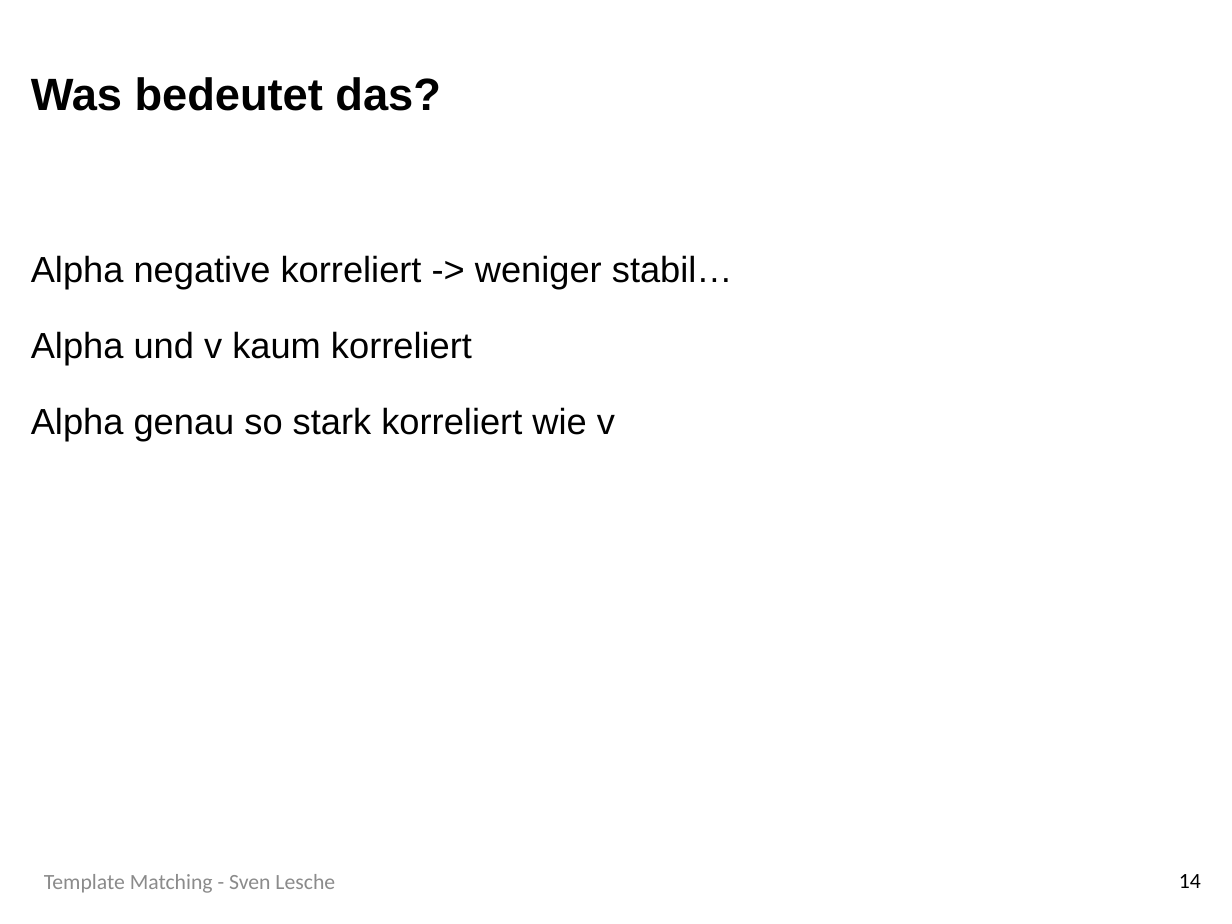
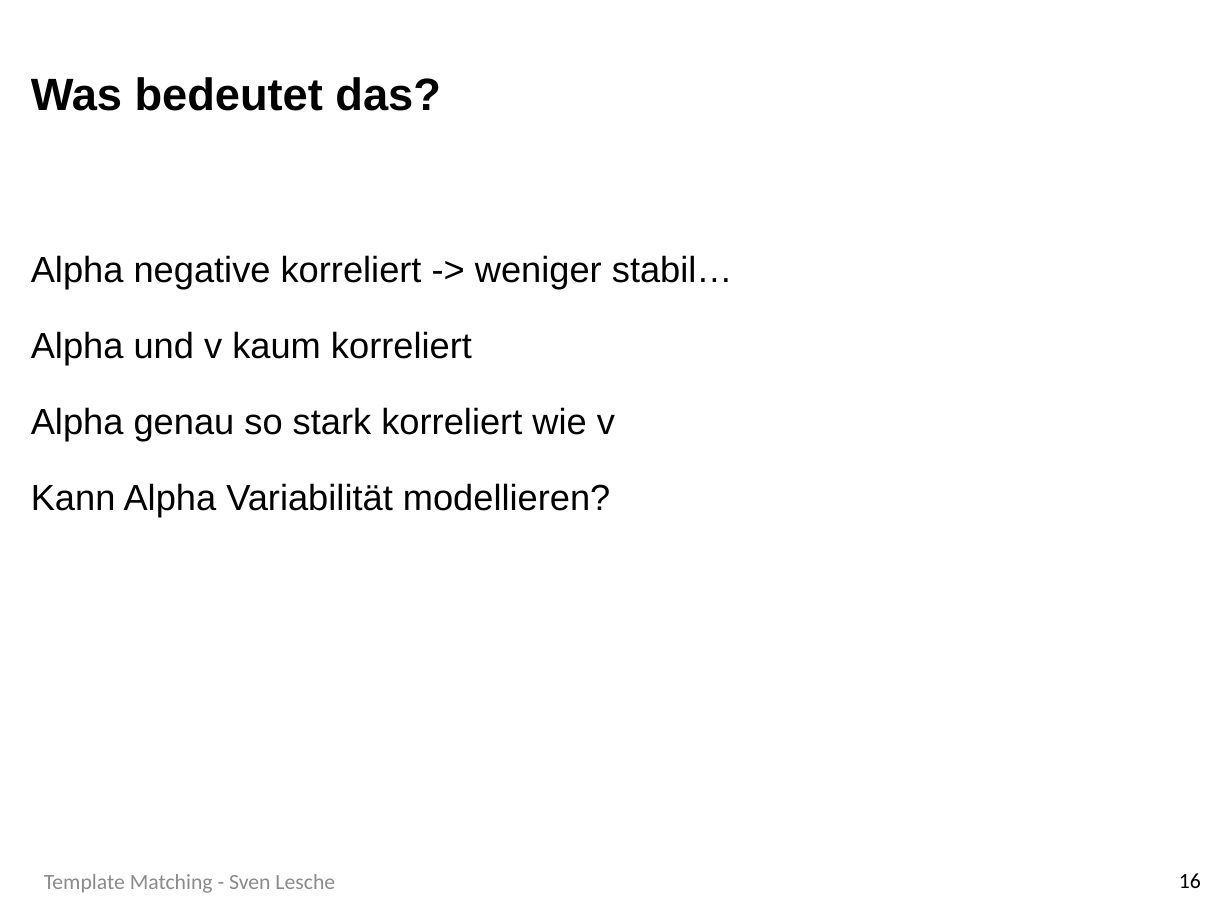
Before and after one commit to SLesche/levy-intelligence, a slide deck: slide 16 of presentations/levy_presentation.pptx (slide 14 before the commit). Drawn at 1232x924 pixels with LibreOffice and Linux fonts; fonts in the diff are those of the drawing; background and template pictures are left out. Boxes give left, top, right and bottom in pixels: in the first picture for what was removed or moved away, otherwise in the second. Text is boxed around its words. In the diff, an @@ line names an element or a change of style, - is before the commit and + after.

```diff
--- a/presentations/levy_presentation.pptx
+++ b/presentations/levy_presentation.pptx
@@ text at <box>31,483,611,517</box>: paragraph added @@
+Kann Alpha Variabilität modellieren?
@@ page number at <box>1179,873,1201,888</box>: text changed @@
-14
+16
```
Also in this commit, not shown: 8 other slides changed, 2 slides added.
